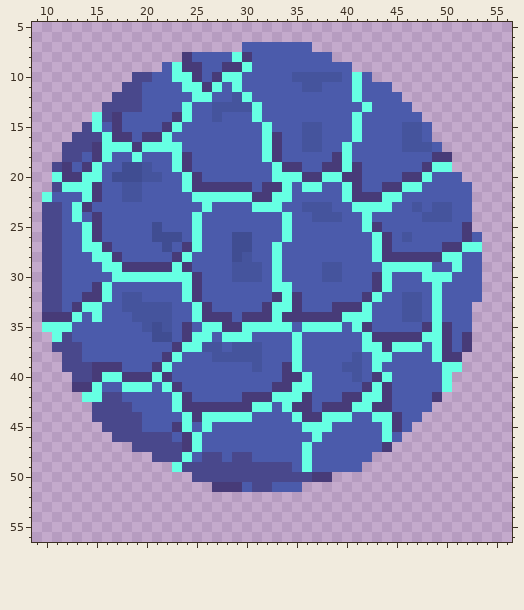
Pixel-art sprite, stored at Assets/Animations/RockRollSide/5.png. That is the earlier state.
The file is 64x64 pixels. Shown: x 9..56, y 5..56.
After:
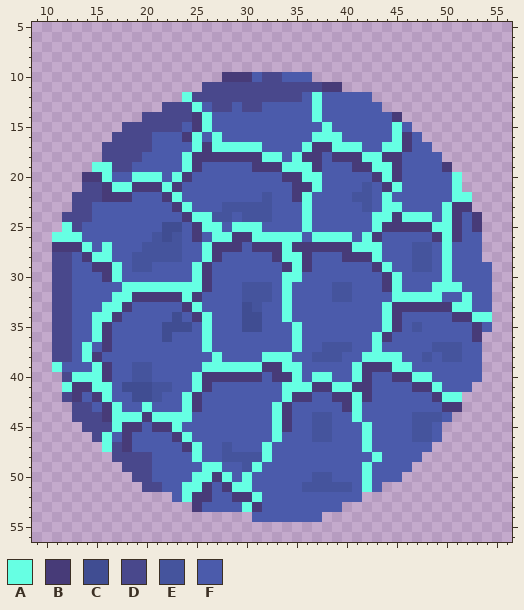
Palette (. is transparent): A #66ffe3  B #473b78  C #404d92  D #49488c  E #45549d  F #4b5bab
Diff:
Changed rows in their new state; - is an unchanged pixel.
first column x 10:
 7 --------------------.......------------------
 8 --------------...............----------------
 9 ------------...................--------------
10 ---------.........BBB-DD-FF......------------
11 --------........DDDDDDDDDDDDBB.....----------
12 -------.......ADDDDDDDDDDD-A---F-...---------
13 ------......DDDA-DDFDD-----A----F-...--------
14 -----.....DDDDDBAF---F-----A---F---B..-------
15 ----....DDDDDD-BA-----F---FFA--F---AF..------
16 ---....DDDDFF-BA-A----FF--FAAA-F---ABF.------
17 --....DDDDDFFF-ABAAAAAFF--ABBA-A--AABFF.-----
18 --....DDDD---FABBBBBBB-A-ABB--BBAABB---F.----
19 -....-ADDFF--FAB-----BBBAAABFFF-BAAB--FFB----
20 -...BBAFFAAA-ABF-------FBBAAFFFF-BABFFF--A---
21 -...DDBAABBBABFFFFFFF-FFFBB---FFE--AFF---A.--
22 ...DDDBBBF--BA-FFFFFFFEFFBA---FEEF-F-----AA--
23 ...DD--------BA-F-EEEEEF--AFF--FEF-A-F-FABB--
24 ..DDDF--------B-AEE-EEE-F-AFFF--FAABAAAFAB-B-
25 ..ADFF-----FCC-BAA-AAA--F-A-----FABBBBBAABFB-
26 .AAAFF-----E-E-B-AABBAAA-A-AAAA-ABF-F--BABF--
27 .BBB-FA---EEEEFFABBBFBBBABBBBBBAA-F--EE-AFFF-
28 .-D-B--F-EEEEEF-AB-FF--BAAB---BBB-FFFEEF-F---
29 .-D--BB-FEEFFFFAB--FFF-FBAB-FF---B-FFEE-AF--F
30 .-D---B-FFFFFFFAB--FFF-FAA--FF---FBA--FF----F
31 .-D--FF-AAAAAA-AB---EEEF-----EE--FBA----AA--F
32 .-D-FFFAABBBBB------EEEF-F---EE-FF-AAAA---A-F
33 .-DFFFAABFFFF-B-F---CEFF-F---FFFF-ABBBBBBAAFF
34 .DDF--AB-FFFFC-BAFF-CCFFAFFFFFFFF-ABFF-F-BBAA
35 .DD--AB---FFCCC--FFFCCFFFAFFFF-FF-AB-EFFF--BF
36 -D---AB----F--FF--FFF-----------FA-FFFFFF-FB-
37 ---FA-B------FFFAF-FFF------EEE-F-FFFF-EEEFF-
38 -D-FAB------FF---AFFFFAAAF-EEE-FA--A--EFEEFF-
39 -AFFFA-F-EEFF---AAAAAABBA-----FABBBAA---FFFF-
40 --DAAABFFEEFF--ABBBBBB-B-AFAA--ABFFBBAA-FFFF-
41 --A---A-CCCEEF-AB------FA--BBAAB-FF--BBAFFF--
42 --DBFBAF-CCE-FAB----FFFF-B---B-ABFF-----AA---
43 ---DDFBAF-A--FA-FFFFFFFABFF-FF--FFF----FBB---
44 ---DD-BAAABAAA-FFFFFF--ABFFEEFFA-FFF-EEEF----
45 ----DD-ABB-BBAF-F------AB-FEE---A-FF-EEF-----
46 -----DAFBFFFFBAF-------A---EE---A-F-FEEF-----
47 ------ADBFFFFF----E---A---F-----A-FFFFF------
48 -------DDDDFFFFAFFEEEEA---F------AFFFF-------
49 --------DDDFFFFFAAFFEAFFF-F-----AFFFF--------
50 ---------DDFFFFAABAFAFFFFFFEEFFFAFFF---------
51 ----------DDFFAABF-AAFF---EEEEEFAF-----------
52 -------------FABBFFBBAFFFFFFFFFF-------------
53 ---------------BFFFFABFFFFFFFF---------------
54 ---------------------FFFFFFF-----------------
Boxes around the changes in both pictures, in picture pixels (x1, y1, x2, y2):
changed: (42, 42, 492, 522)
